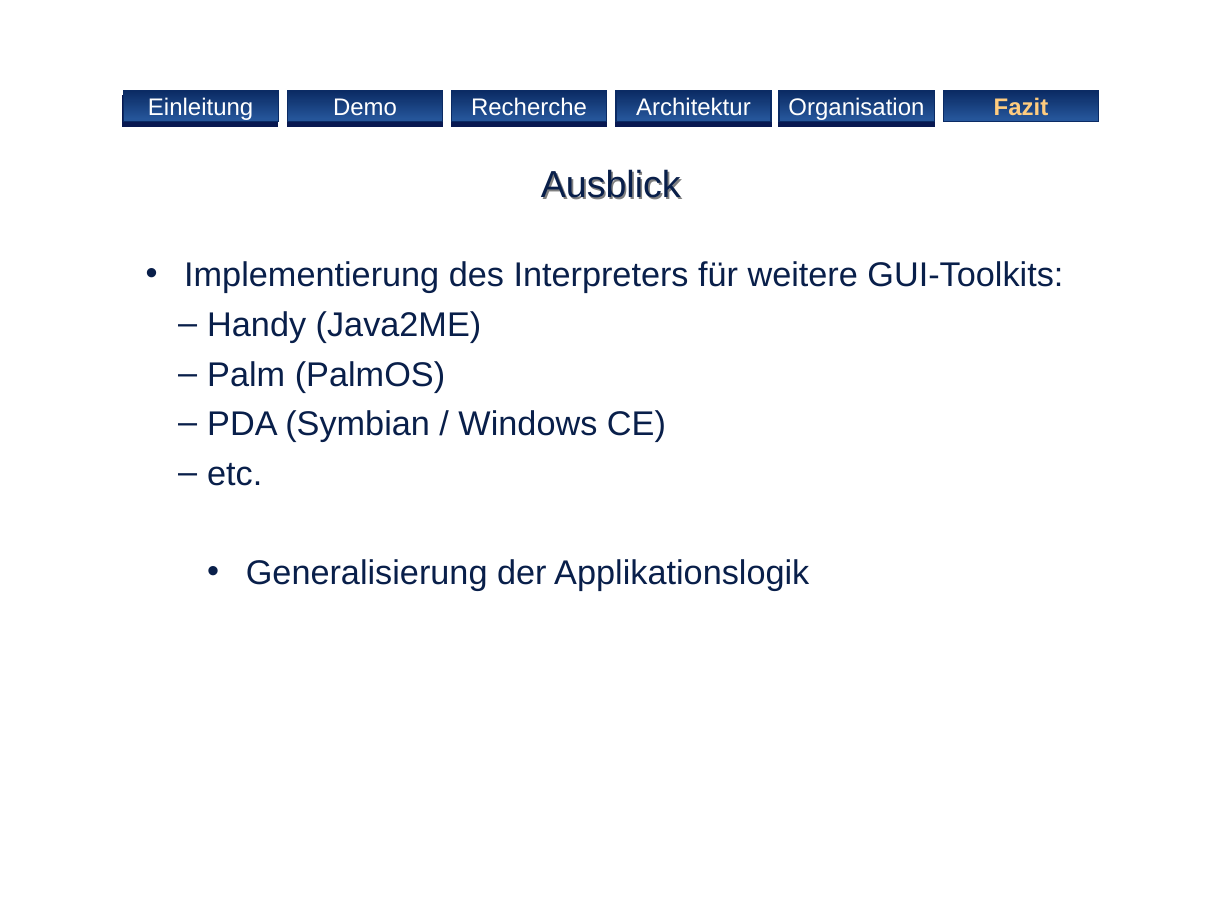
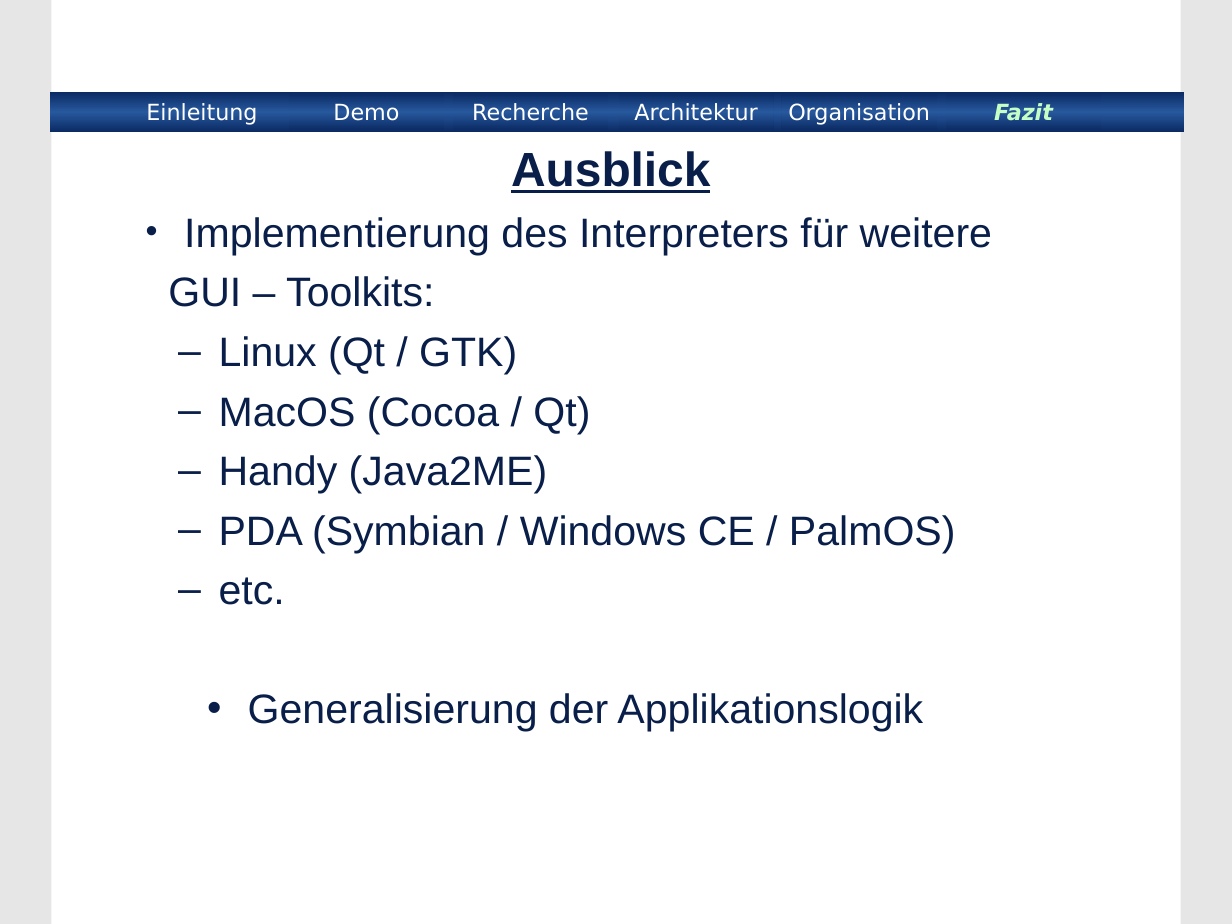
Before and after one commit to BackupTheBerlios/xmlinterface, a slide deck: slide 17 of xmlinterface/project/Praesentation/xmlinterface.ppt. Drawn at 1232x924 pixels with LibreOffice and Linux fonts; fonts in the diff are those of the drawing; background and template pictures are left out. Boxes give left, top, right and bottom in pixels: in the first picture for what was removed or moved away, otherwise in the second. Text is boxed around its words. In the diff, an @@ line names an element or a change of style, - is before the commit and + after.

```diff
--- a/xmlinterface/project/Praesentation/xmlinterface.ppt
+++ b/xmlinterface/project/Praesentation/xmlinterface.ppt
@@ background #FFFFFF to #E6E6E6 @@
@@ rectangle added at [52, 0, 1181, 924], fill #FFFFFF @@
@@ rectangle added at [51, 92, 1184, 132], fill gradient #0B2B64 to #27589D @@
@@ text "Einleitung": place and size @@
-text "Einleitung" at [123, 91, 278, 122]
+text "Einleitung" at [146, 103, 257, 125]
@@ text "Einleitung" at [146, 103, 257, 125]: size 14 to 13 pt, font Arial to DejaVu Sans; fill gradient #0B2B64 to #27589D to none; outline #0B2B64 0.74 pt to none; shadow off @@
@@ rectangle added at [287, 91, 442, 122], fill gradient #0B2B64 to #27589D, outline #0B2B64 0.74 pt, 14 pt, text #FFFFFF @@
+Demo
@@ rectangle "Demo": place and size @@
-rectangle "Demo" at [287, 91, 442, 122]
+rectangle "Demo" at [288, 94, 444, 131]
@@ rectangle added at [452, 91, 607, 122], fill gradient #0B2B64 to #27589D, outline #0B2B64 0.74 pt, 14 pt, text #FFFFFF @@
+Recherche
@@ rectangle "Recherche": place and size @@
-rectangle "Recherche" at [452, 91, 607, 122]
+rectangle "Recherche" at [453, 94, 609, 131]
@@ rectangle added at [616, 91, 771, 122], fill gradient #0B2B64 to #27589D, outline #0B2B64 0.74 pt, 14 pt, text #FFFFFF @@
+Architektur
@@ size 14 to 13 pt, font Arial to DejaVu Sans; outline #0B2B64 0.74 pt to none; shadow off in 4 elements at [288, 94, 444, 131], [453, 94, 609, 131], [781, 94, 936, 131], [618, 94, 774, 131] @@
@@ rectangle "Architektur": place and size @@
-rectangle "Architektur" at [616, 91, 771, 122]
+rectangle "Architektur" at [618, 94, 774, 131]
@@ rectangle added at [779, 91, 934, 122], fill gradient #0B2B64 to #27589D, outline #0B2B64 0.74 pt, 14 pt, text #FFFFFF @@
+Organisation
@@ rectangle "Organisation": place and size @@
-rectangle "Organisation" at [779, 91, 934, 122]
+rectangle "Organisation" at [781, 94, 936, 131]
@@ rectangle added at [944, 91, 1099, 122], fill gradient #0B2B64 to #27589D, outline #0B2B64 0.74 pt, 14 pt, text #FFFFFF @@
+Fazit
@@ rectangle "Fazit": place and size @@
-rectangle "Fazit" at [944, 91, 1099, 122]
+rectangle "Fazit" at [946, 94, 1101, 131]
@@ rectangle "Fazit" at [946, 94, 1101, 131]: size 14 to 13 pt, font Arial to DejaVu Sans, text colour #FFCC7F to #C6FFC5, italic on; outline #0B2B64 0.74 pt to none @@
@@ title "Ausblick": place and size @@
-title "Ausblick" at [541, 169, 681, 200]
+title "Ausblick" at [511, 151, 710, 193]
@@ title "Ausblick" at [511, 151, 710, 193]: size 22 to 28 pt, bold on, underline on @@
@@ subtitle "Implementierung des Interpreters für weitere": place and size @@
-subtitle "Implementierung des Interpreters für weitere" at [184, 261, 1063, 591]
+subtitle "Implementierung des Interpreters für weitere" at [168, 217, 992, 732]
@@ subtitle at [168, 217, 992, 434]: text changed; size 20 to 24 pt @@
-• Implementierung des Interpreters für weitere GUI-Toolkits:
+• Implementierung des Interpreters für weitere
+GUI – Toolkits:
+  – Linux (Qt / GTK)
+  – MacOS (Cocoa / Qt)
@@ subtitle at [219, 455, 923, 732]: size 20 to 24 pt in "Handy (Java2ME)", "etc.", "Generalisierung der Applikationslogik"; more space between paragraphs @@
@@ subtitle at [219, 515, 956, 553]: text changed; size 20 to 24 pt @@
-  – Palm (PalmOS)
-  – PDA (Symbian / Windows CE)
+  – PDA (Symbian / Windows CE / PalmOS)
```
Also in this commit, not shown: 14 other slides changed, 2 slides added, 2 slides removed.
